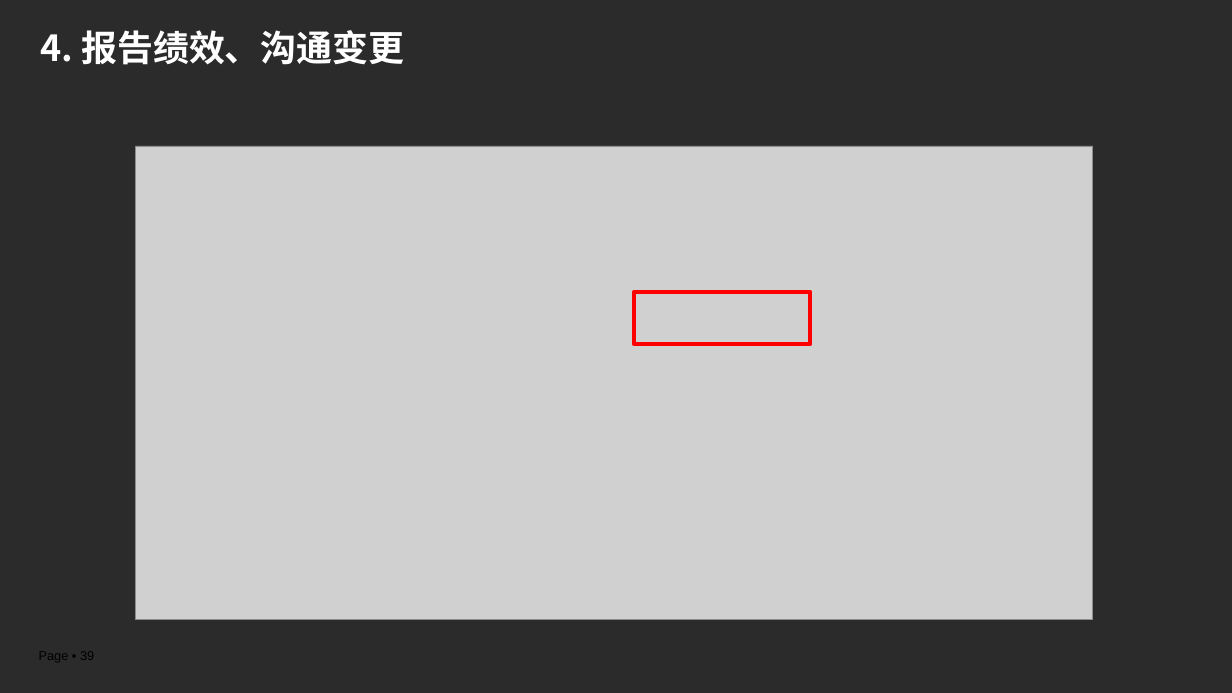
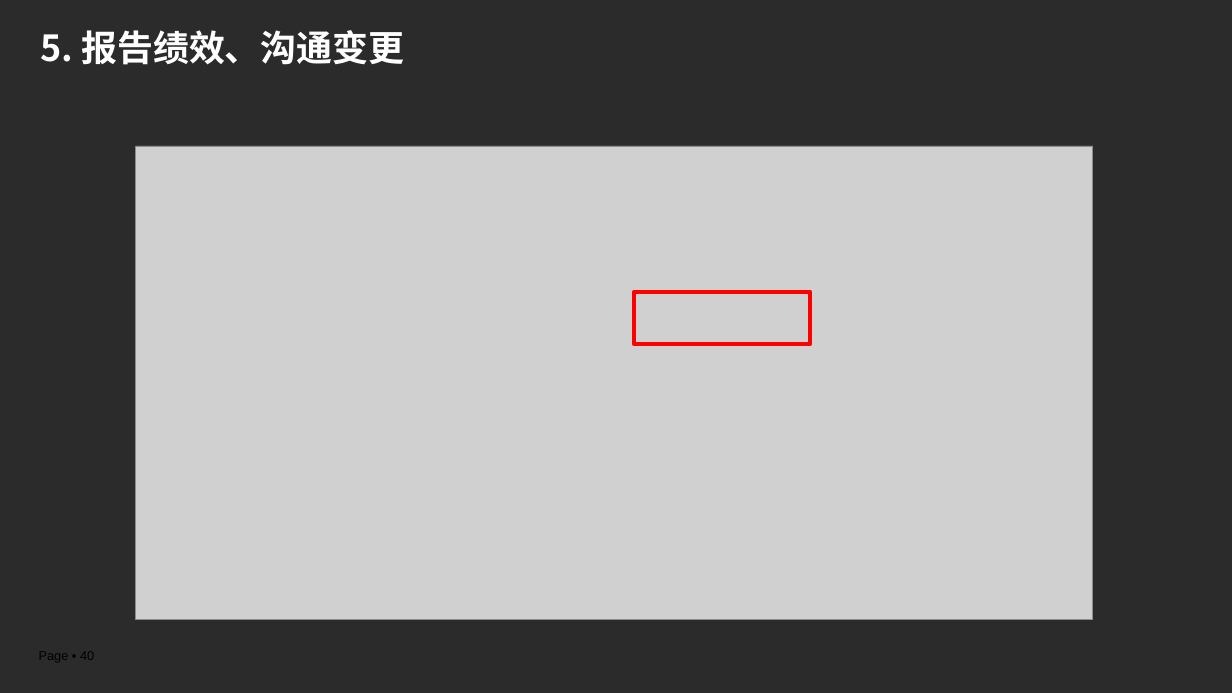
Before and after one commit to edu2act/course-IT-Project-Management, a slide deck: slide 40 of materials/slides/ch04.pptx (slide 39 before the commit). Drawn at 1232x693 pixels with LibreOffice and Linux fonts; fonts in the diff are those of the drawing; grey boxes stand for pictures; background and template pictures are left out; a plain dark background stands for a picture behind light text. Boxes give left, top, right and bottom in pixels: in the first picture for what was removed or moved away, otherwise in the second. Text is boxed around its words. In the diff, an @@ line names an element or a change of style, - is before the commit and + after.

```diff
--- a/materials/slides/ch04.pptx
+++ b/materials/slides/ch04.pptx
@@ title at (x1=40, y1=30, x2=404, y2=65): text changed @@
-4. 报告绩效、沟通变更
+5. 报告绩效、沟通变更
@@ page number at (x1=39, y1=652, x2=94, y2=661): text changed @@
-Page ▪ 39
+Page ▪ 40
```
Also in this commit, not shown: 7 other slides changed, 2 slides added, 1 slide removed, 2 other files.
